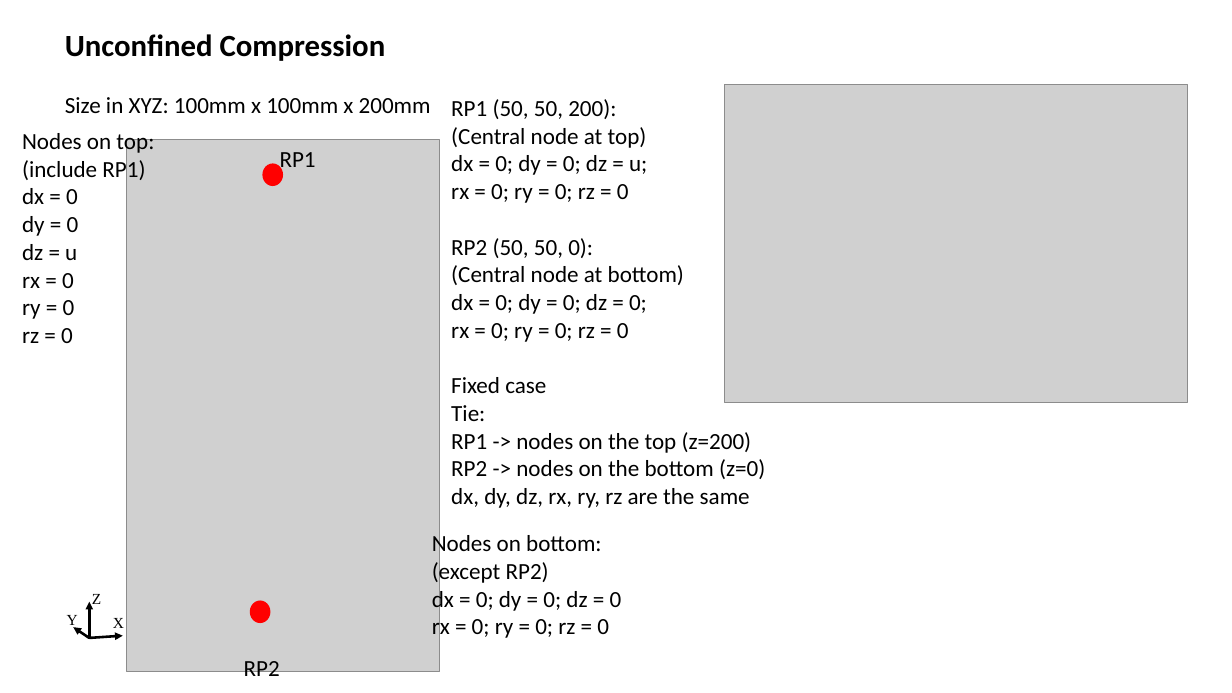
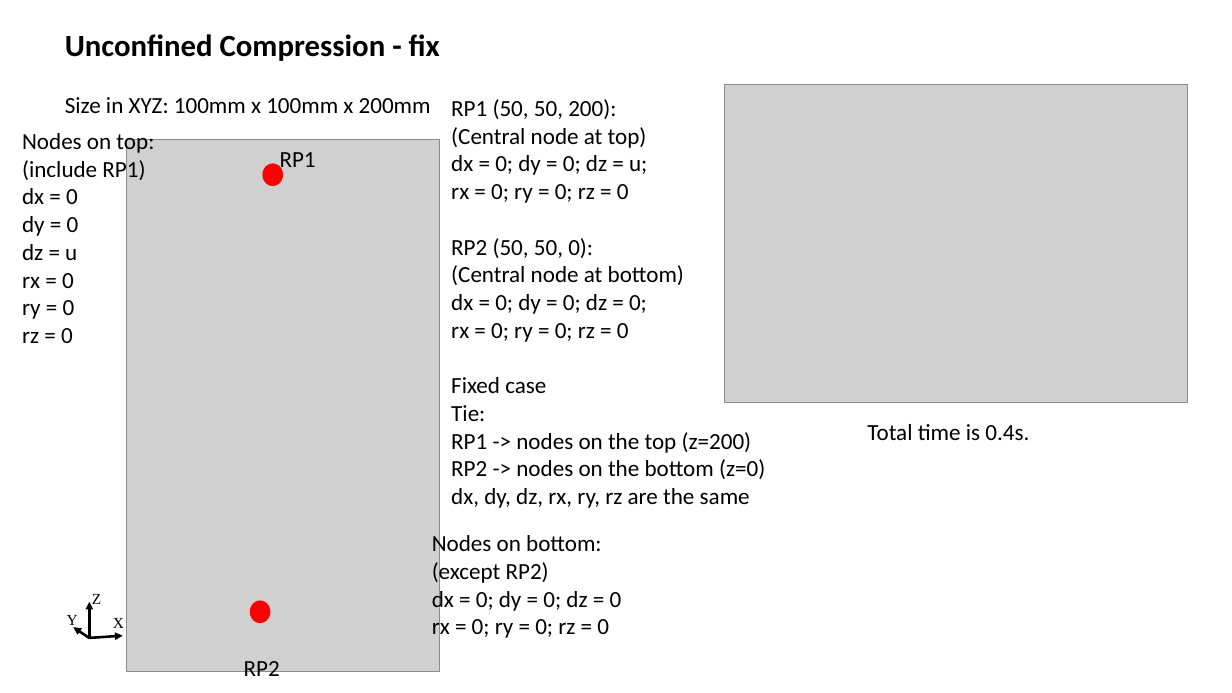
Before and after one commit to Concrete-Chrono-Development/concrete-calibration, a slide deck: slide 2 of Unconfined Compression calibration/UC test.pptx. Drawn at 1232x693 pixels with LibreOffice and Linux fonts; fonts in the diff are those of the drawing; grey boxes stand for pictures. Boxes give left, top, right and bottom in pixels: in the first picture for what was removed or moved away, otherwise in the second. Text is boxed around its words. In the diff, an @@ line names an element or a change of style, - is before the commit and + after.

```diff
--- a/Unconfined Compression calibration/UC test.pptx
+++ b/Unconfined Compression calibration/UC test.pptx
@@ text at bbox=[65, 34, 440, 61]: text changed @@
-Unconfined Compression
+Unconfined Compression - fix
@@ text added at bbox=[867, 424, 1029, 440], 18 pt, text #000000 @@
+Total time is 0.4s.
```
Also in this commit, not shown: 1 other slide changed.
